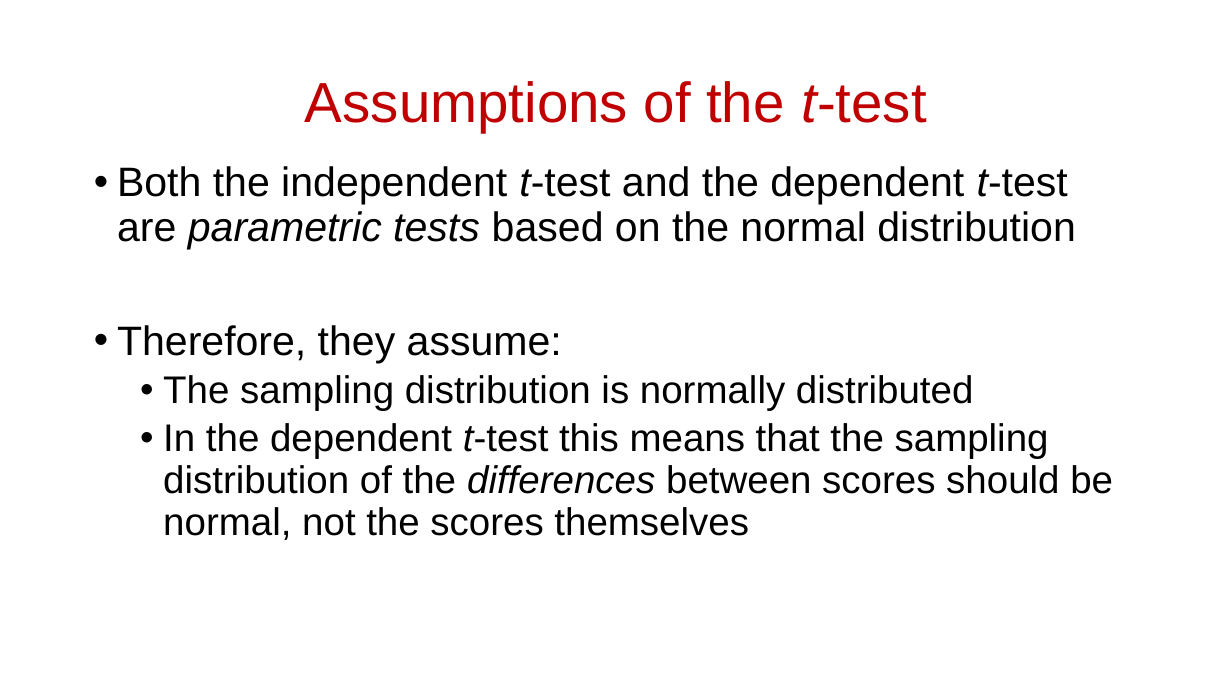
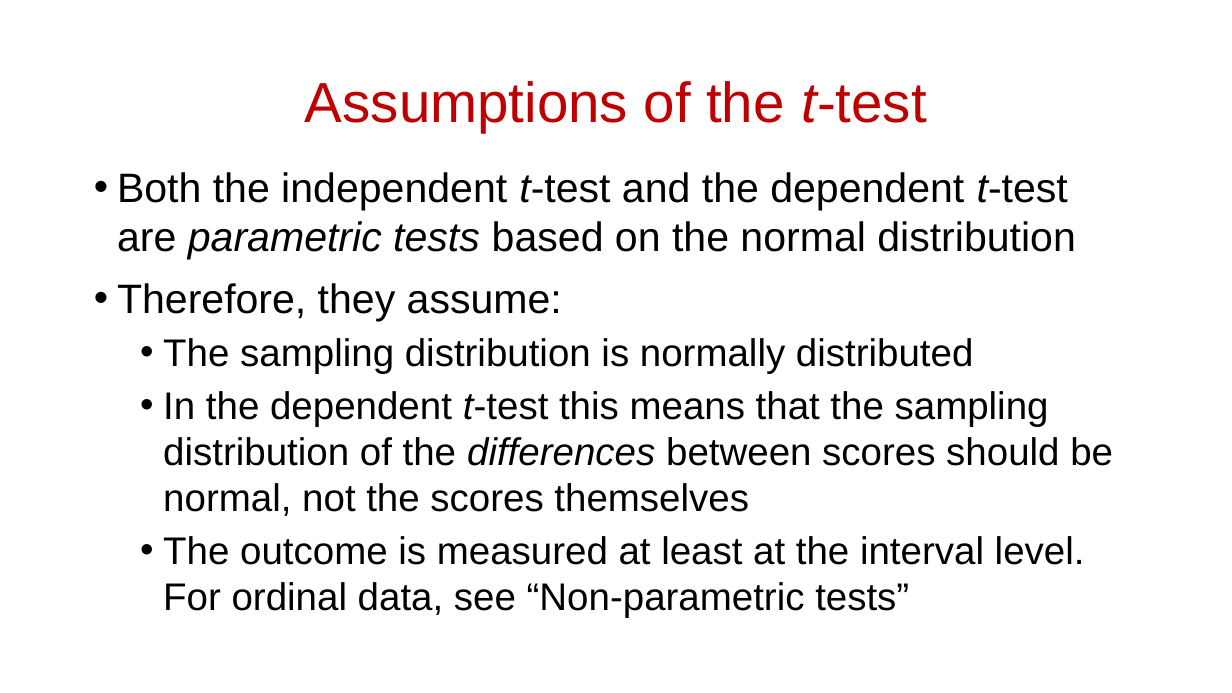
Before and after one commit to scream104/psych596, a slide deck: slide 7 of lecture-slides_upload/lecture/08_Statistical Methods_Comparing Two Groups.pptx. Drawn at 1232x693 pixels with LibreOffice and Linux fonts; fonts in the diff are those of the drawing. Boxes give left, top, right and bottom in pixels: in the first picture for what was removed or moved away, otherwise in the second. Text is boxed around its words. In the diff, an @@ line names an element or a change of style, - is before the commit and + after.

```diff
--- a/lecture-slides_upload/lecture/08_Statistical Methods_Comparing Two Groups.pptx
+++ b/lecture-slides_upload/lecture/08_Statistical Methods_Comparing Two Groups.pptx
@@ text at [117, 172, 1113, 516]: line spacing 0.9 to 1 @@
@@ text at [163, 536, 1085, 618]: paragraph added @@
+  • The outcome is measured at least at the interval level. For ordinal data, see “Non-parametric tests”
```
Also in this commit, not shown: 6 other slides changed, 3 slides added, 4 other files.
